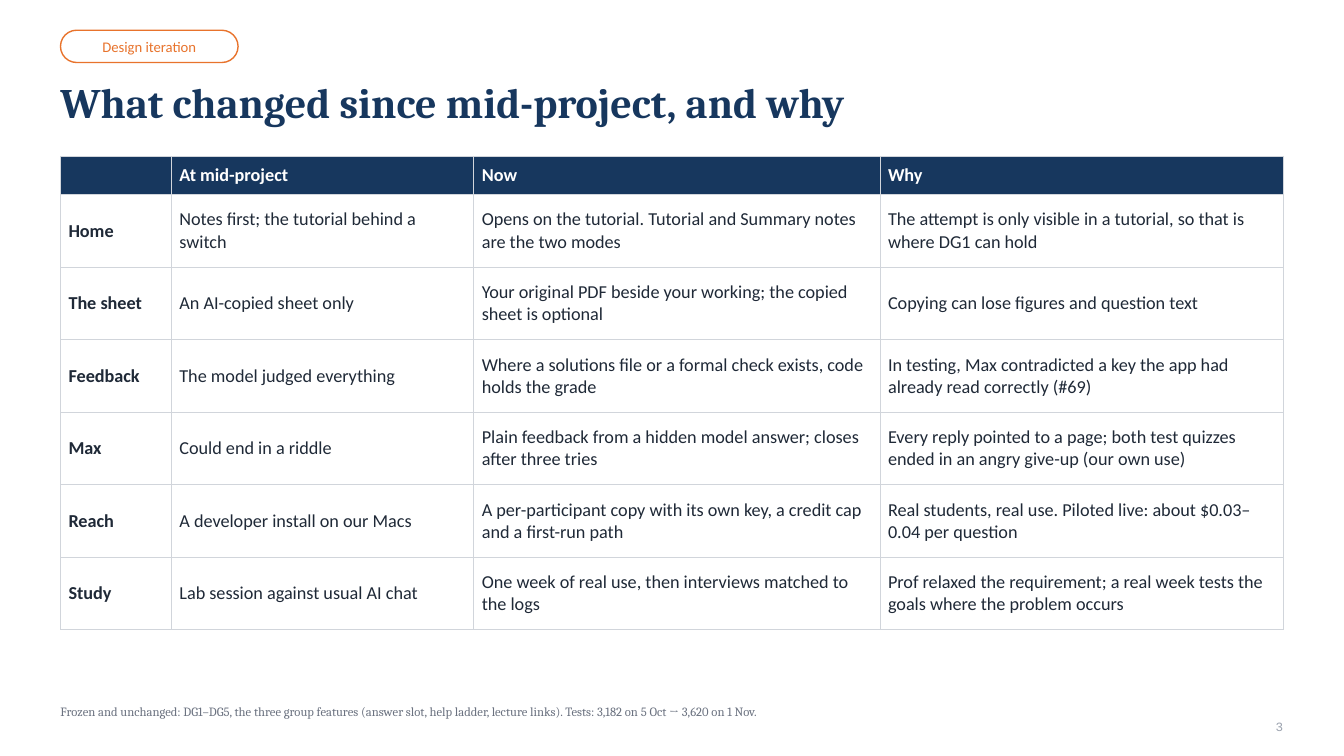
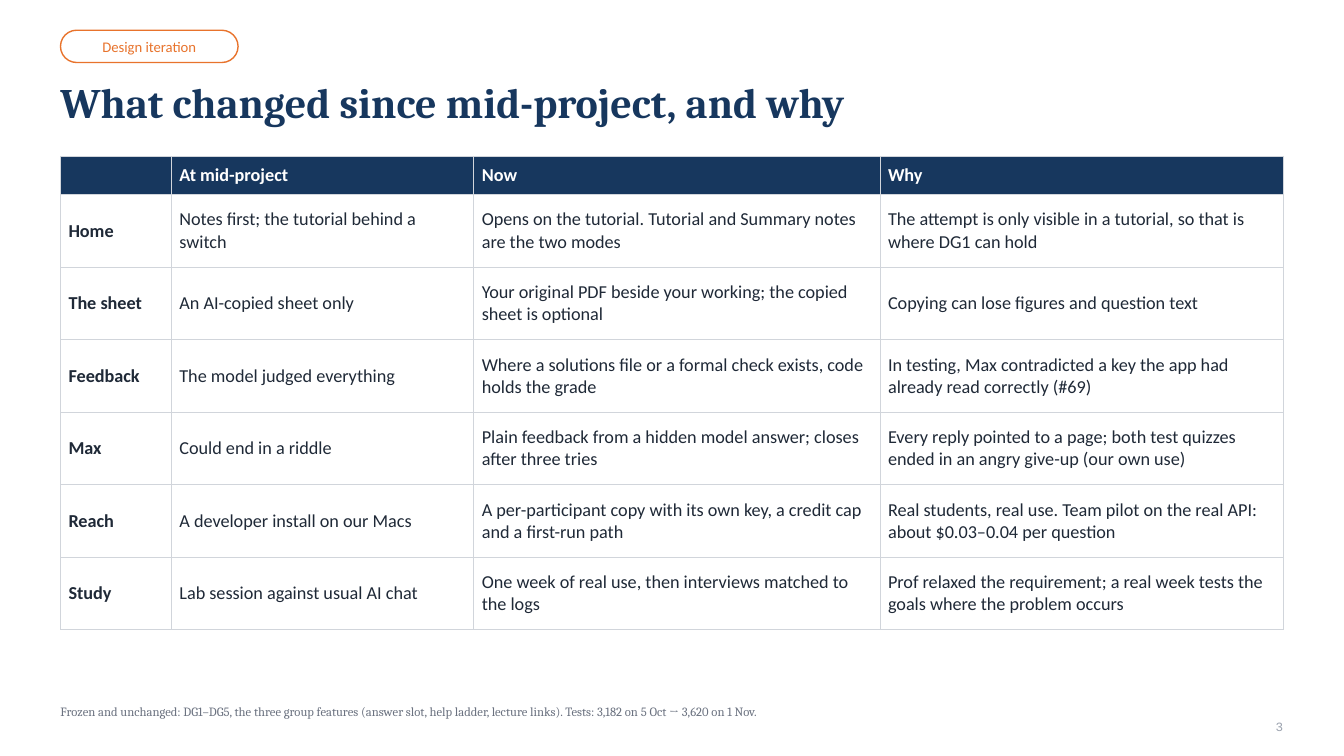
Before and after one commit to lucasisnotcool/ChatterED, a slide deck: slide 3 of docs/group/final-presentation/ChatterED_Final.pptx. Drawn at 1344x756 pixels with LibreOffice and Linux fonts; fonts in the diff are those of the drawing. Boxes give left, top, right and bottom in pixels: in the first picture for what was removed or moved away, otherwise in the second. Text is boxed around its words. In the diff, an @@ line names an element or a change of style, - is before the commit and + after.

```diff
--- a/docs/group/final-presentation/ChatterED_Final.pptx
+++ b/docs/group/final-presentation/ChatterED_Final.pptx
@@ table at (60,156,1284,617) @@
-row 6, column 4: Real students, real use. Piloted live: about $0.03–0.04 per question
+row 6, column 4: Real students, real use. Team pilot on the real API: about $0.03–0.04 per question
```
Also in this commit, not shown: 7 other slides changed, 1 other file.
